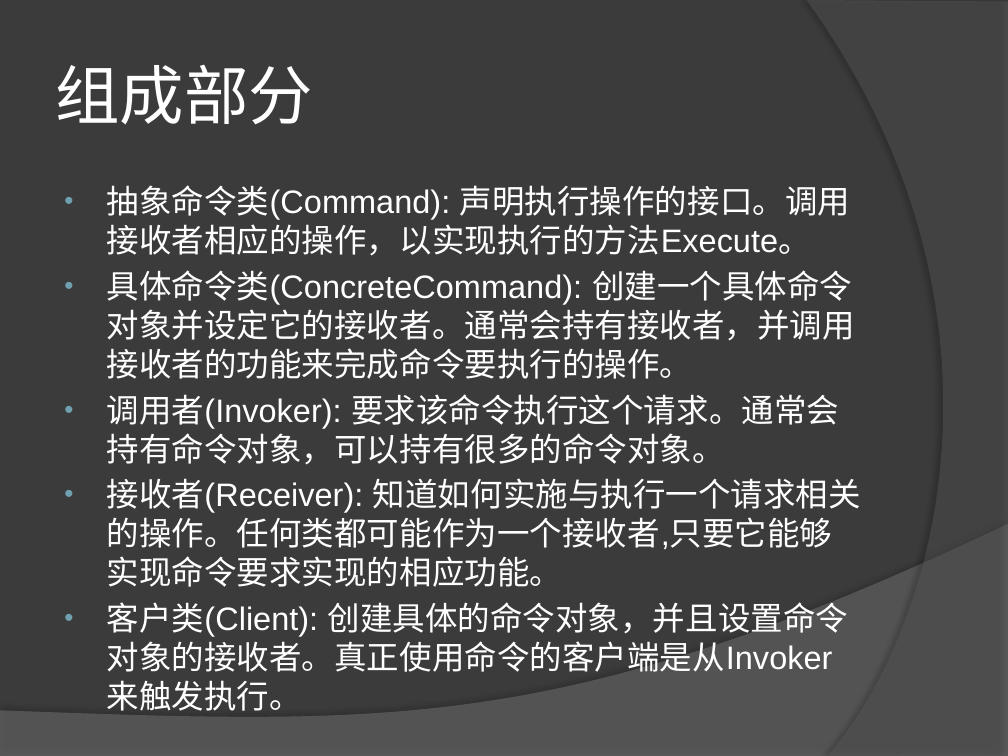
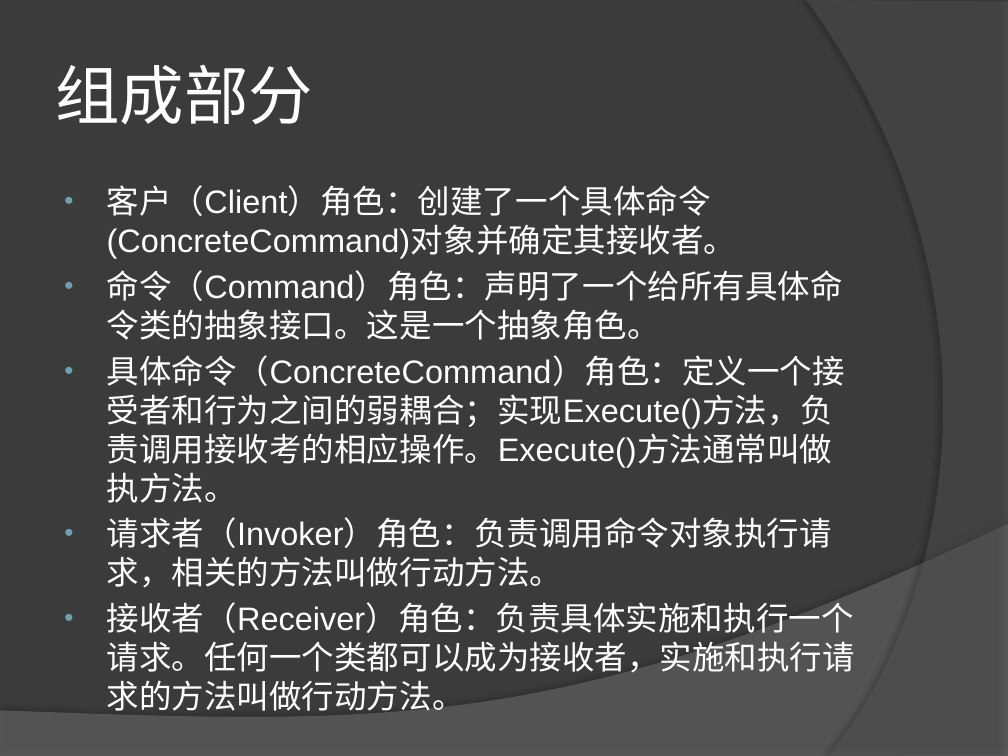
Before and after one commit to leezeng/MVC, a slide deck: slide 17 of doc/设计模式.pptx (slide 14 before the commit). Drawn at 1008x756 pixels with LibreOffice and Linux fonts; fonts in the diff are those of the drawing. Boxes give left, top, right and bottom in pixels: in the first picture for what was removed or moved away, otherwise in the second. Text is boxed around its words. In the diff, an @@ line names an element or a change of style, - is before the commit and + after.

```diff
--- a/doc/设计模式.pptx
+++ b/doc/设计模式.pptx
@@ text at <box>107,185,855,673</box>: text changed @@
-• 抽象命令类(Command): 声明执行操作的接口。调用接收者相应的操作，以实现执行的方法Execute。
-• 具体命令类(ConcreteCommand): 创建一个具体命令对象并设定它的接收者。通常会持有接收者，并调用接收者的功能来完成命令要执行的操作。
-• 调用者(Invoker): 要求该命令执行这个请求。通常会持有命令对象，可以持有很多的命令对象。
-• 接收者(Receiver): 知道如何实施与执行一个请求相关的操作。任何类都可能作为一个接收者,只要它能够实现命令要求实现的相应功能。
-• 客户类(Client): 创建具体的命令对象，并且设置命令对象的接收者。真正使用命令的客户端是从Invoker来触发执行。
+• 客户（Client）角色：创建了一个具体命令(ConcreteCommand)对象并确定其接收者。
+• 命令（Command）角色：声明了一个给所有具体命令类的抽象接口。这是一个抽象角色。
+• 具体命令（ConcreteCommand）角色：定义一个接受者和行为之间的弱耦合；实现Execute()方法，负责调用接收考的相应操作。Execute()方法通常叫做执方法。
+• 请求者（Invoker）角色：负责调用命令对象执行请求，相关的方法叫做行动方法。
+• 接收者（Receiver）角色：负责具体实施和执行一个请求。任何一个类都可以成为接收者，实施和执行请求的方法叫做行动方法。
```
Also in this commit, not shown: 1 other slide changed, 8 slides added, 1 slide removed, 15 other files.
